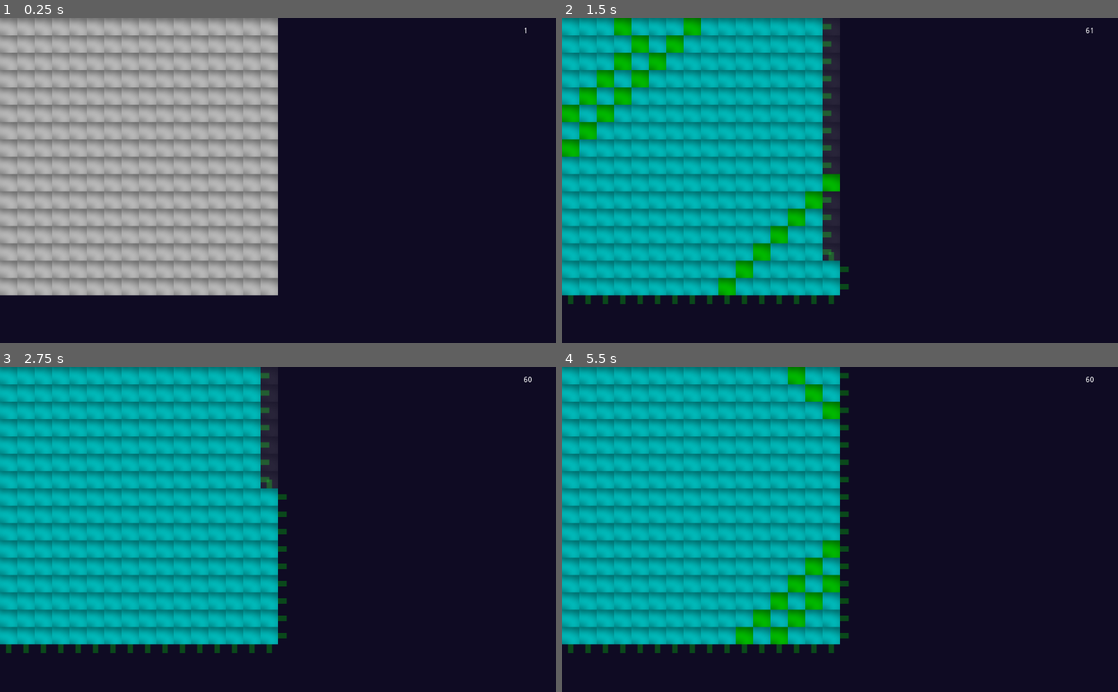
Above: before the commit, frames 1-4 (two rows, left to right).
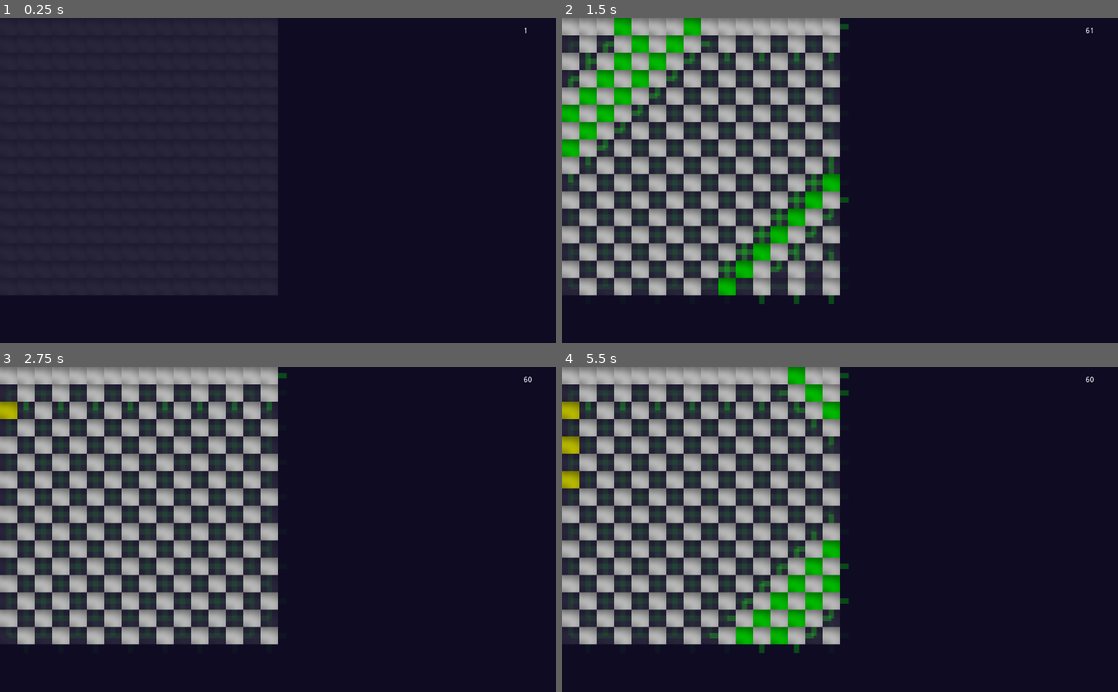
Above: after the commit, the same moments.

Repository: jonnelafin/Adjacency
Game: Godot game, scene res://Scenes/Main.tscn
The game is run twice, just before and just after one commit, with the same random seed, the same clock (stepped at 60 frames per second) and the same inputs.
Inputs (mouse positions are in pixels of both pictures, inside the frame that each line leads up to):
- Up to frame 1 (0.25 s): no input
- Up to frame 2 (1.5 s): tap Enter (ui_accept) at 0.5, 0.6, 0.77, 1.07, 1.35 s; move the mouse to (573, 27) at 0.52 s; click (573, 27) at 0.67 s; move the mouse to (573, 44) at 1.27 s; click (573, 44) at 1.42 s
- Up to frame 3 (2.75 s): tap Enter (ui_accept) at 1.52, 1.82, 2.1 s; move the mouse to (11, 409) at 2.02 s; click (11, 409) at 2.17 s
- Up to frame 4 (5.5 s): move the mouse to (573, 428) at 2.77 s; tap Enter (ui_accept) at 2.85, 3.02, 3.32, 3.6, 3.77, 4.07, 4.35, 4.52, 4.82, 5.1 s; click (573, 428) at 2.92 s; move the mouse to (573, 445) at 3.52 s; click (573, 445) at 3.67 s; tap P (ui_debug) at 4.15 s; move the mouse to (573, 461) at 4.27 s; click (573, 461) at 4.42 s; move the mouse to (573, 480) at 5.02 s; click (573, 480) at 5.17 s

The runs differ from the first frame. In frame 1, 43% of the frame differs, in the area x 0-50%, y 0-86%; in frame 2, 39%; in frame 3, 43%, in the area x 0-52%, y 0-89%; in frame 4, 41%.

Commit message:
added antipatterns

Diff:
--- a/Assets/Scripts/Ruleset.gd
+++ b/Assets/Scripts/Ruleset.gd
@@ -17,31 +17,55 @@
 
 var possible = {
 	-1: [[0, 0, 0, 0]],
-	3: [[3, 3, -1, -1]],
-	4: [[5, 5, 5, 5]]
+	0: [[-1, x, x, x],[x, x, -1, x],],
+	1: [[5, 5, 5, 5]]
+}
+
+var forbidden = {
+	[0, possible[0][0]]: [x, -1, -1, -1],
+	[0, possible[0][1]]: [-1, -1, x, -1],
 }
 
 
 func getAvailable(neighbours = [], available = []):
 	var out = []
+	var logz = ""
 	for i in available:
 		var ruleset = possible[i]
+
+		var possible = false
+		var possible_overide = false
 		for ni in range(neighbours.size()):
 			var n = neighbours[ni]
 			if str(n) != "":
-				var possible = false
-				var possible_overide = false
 				for r in ruleset:
 					var s = r[ni]
-					if s == n.state or s == any:
+					var anti = any
+					var fullanti = []
+					if forbidden.has([i, r]):
+						fullanti = forbidden[[i, r]]
+						anti = fullanti[ni]
+					logz += "using anti" + str(anti) + "\n"
+					if anti == n.state and anti != any:
+						possible = false
+						possible_overide = false
+						logz += "antipattern" + str(fullanti) + " matched neighbor" + str(n) + " at index" + str(ni) + "(" + str(anti) + "==" + str(n.state) + ")\n"
+					elif s == n.state or s == any:
 						possible = true
+						logz += "pattern" + str(r) + " matched neighbor" + str(n) + " at index" + str(ni) + "(" + str(s) + "==" + str(n.state) + ")\n"
 					else:
+						logz += "pattern" + str(r) + " mismatched neighbor" + str(n) + " at index" + str(ni) + "(" + str(s) + "!=" + str(n.state) + ")\n"
 						possible = false
 						possible_overide = true
-				if possible and not possible_overide:
-					if not i in out:
-						out.append(i)
-	return out
+			if possible and not possible_overide:
+				if not i in out:
+					logz += "Marking " + str(i) + " as possible. (p:" + str(possible) + ", p_o:" + str(possible_overide) + ")\n"
+					out.append(i)
+				else:
+					logz += "Not Marking " + str(i) + " as possible. (Marked already) (p:" + str(possible) + ", p_o:" + str(possible_overide) + ")\n"
+			else:
+				logz += "Not Marking " + str(i) + " as possible. (p:" + str(possible) + ", p_o:" + str(possible_overide) + ")\n"
+	return [out, logz]
 func _ready():
 	print("Ruleset registered.")
 #	var neigh = [tileBasic]
--- a/Assets/Tiles/TileBasic.gd
+++ b/Assets/Tiles/TileBasic.gd
@@ -13,10 +13,11 @@
 var y = 0
 var a_x = 0
 var a_y = 0
-var state = 0
+var state = -1
 var parent
 var disconnected_states = [-1]
 var possible = []
+var possible_log = ""
 
 onready var hitbox = $Hitbox
 
@@ -159,7 +160,9 @@
 	if last == self:
 		last = visited[0]
 	#self.state = lastState
-	self.possible = Ruleset.getAvailable(neighfill, [-1, 3]) #0, 1
+	var poss = Ruleset.getAvailable(neighfill, [0, -1]) #0, 1
+	self.possible_log = poss[1]
+	self.possible = poss[0]
 	if possible.size() > 0:
 		self.state = possible[0]
 	$Timer.stop()
--- a/Scenes/Field.gd
+++ b/Scenes/Field.gd
@@ -75,7 +75,8 @@
 			i.genConnectors()
 	if Input.is_action_just_pressed("ui_debug"):
 		print("Data: ")
-		print(data)
+		print("Use debugger to read data")
+		#print(data)
 		print("Find on 3, 2:")
 		var fnd = find_a(3, 2, tiles)
 		print(fnd)
@@ -90,6 +91,9 @@
 					print("  " + z.report())
 				print("log: ")
 				print(reports[1])
+			print("Possible next states: " + str(fnd.possible))
+			print("Rulelog: ")
+			print(fnd.possible_log)
 		else:
 			print("It seems as if that tile is not valid...")
 		var is_empty_string = (str(fnd) == "")
